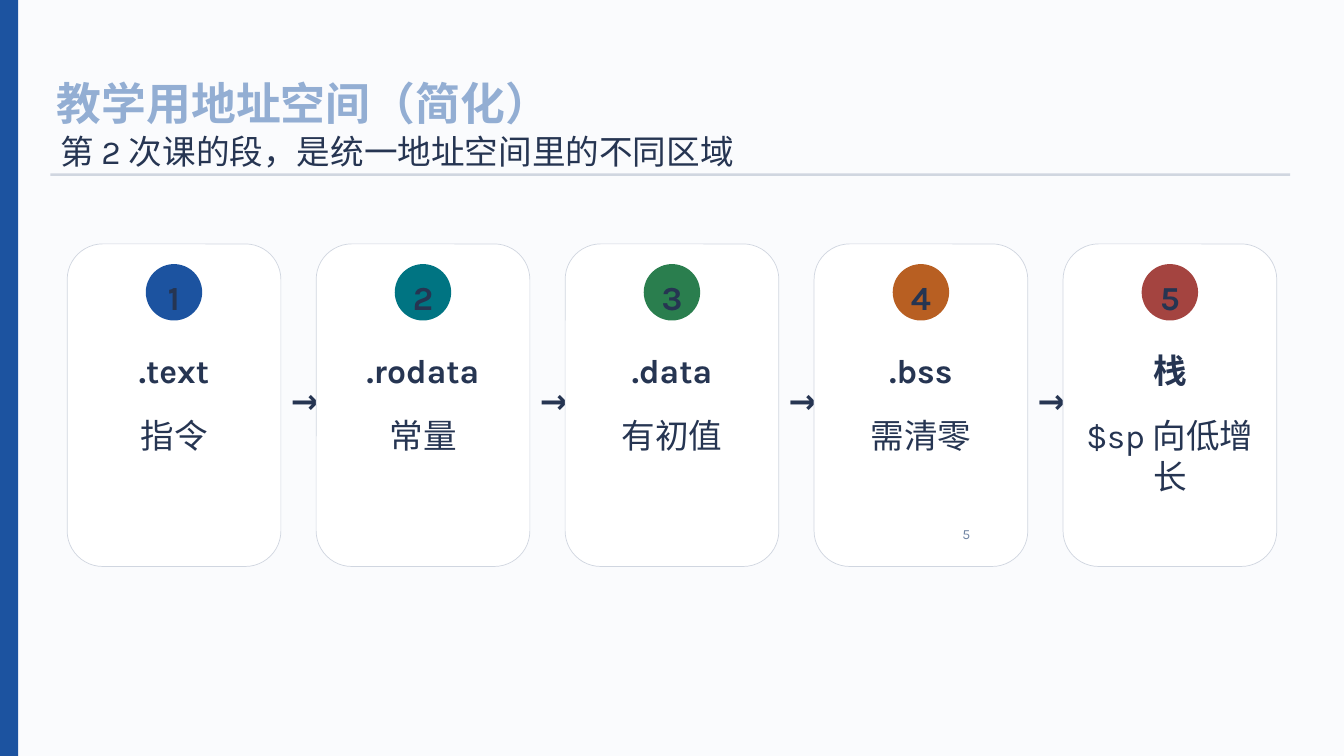
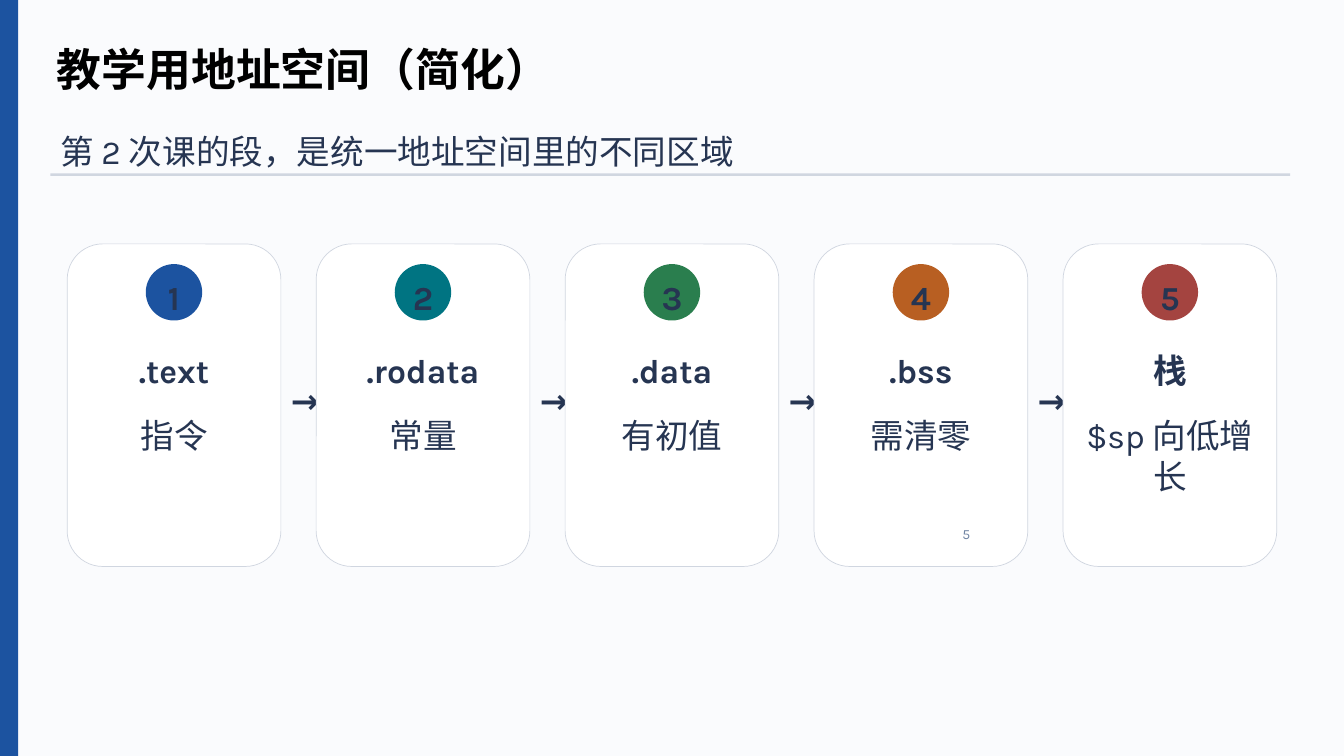
Before and after one commit to cxi218447-byte/miniOS, a slide deck: slide 5 of docs/04/04_load_store_course.pptx. Drawn at 1344x756 pixels with LibreOffice and Linux fonts; fonts in the diff are those of the drawing. Boxes give left, top, right and bottom in pixels: in the first picture for what was removed or moved away, otherwise in the second. Text is boxed around its words. In the diff, an @@ line names an element or a change of style, - is before the commit and + after.

```diff
--- a/docs/04/04_load_store_course.pptx
+++ b/docs/04/04_load_store_course.pptx
@@ text "教学用地址空间（简化）": place and size @@
-text "教学用地址空间（简化）" at <box>57,82,550,124</box>
+text "教学用地址空间（简化）" at <box>57,47,550,91</box>
@@ text "教学用地址空间（简化）" at <box>57,47,550,91</box>: text colour #93AED3 to #000000 @@
```
Also in this commit, not shown: 2 other slides changed, 3 slides added, 1 other file.
